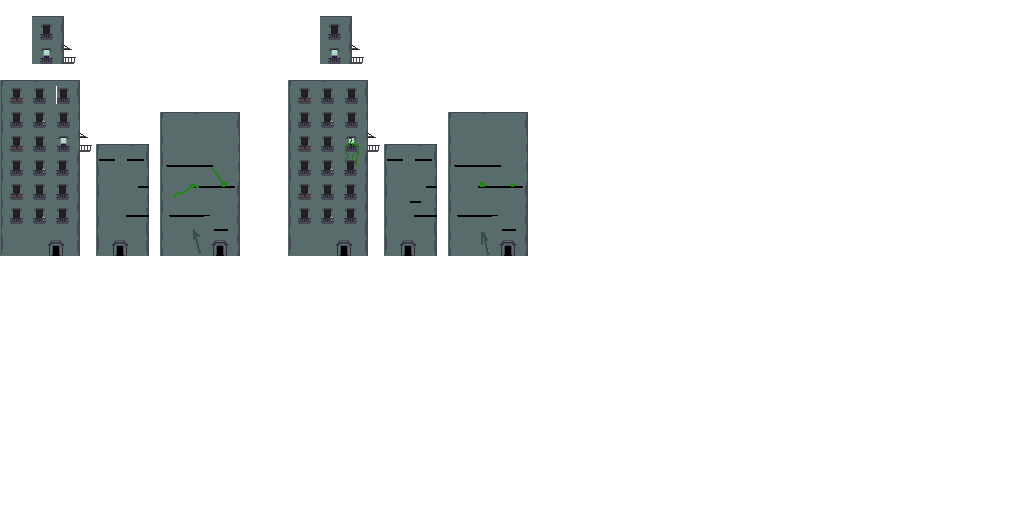
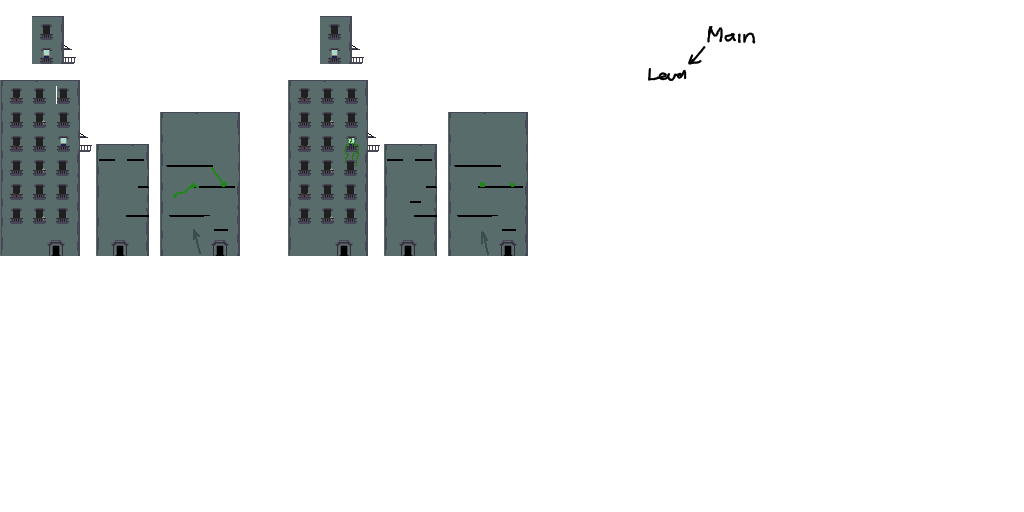
Before/after of a 1024px x 512px layered artwork. What changed in the layer stack:
added layer "Paint Layer 1" above "Outside Apt (PAST) Merged" over bbox(648, 25, 756, 81)
